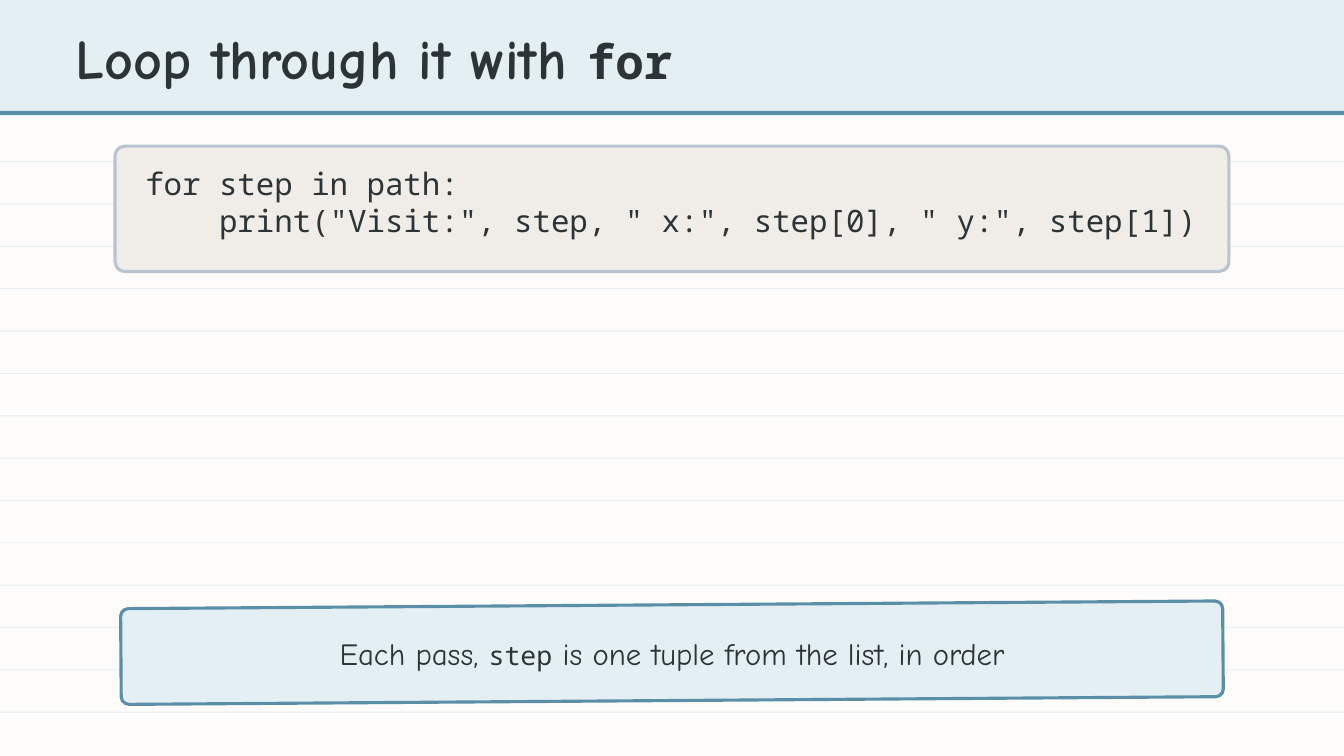
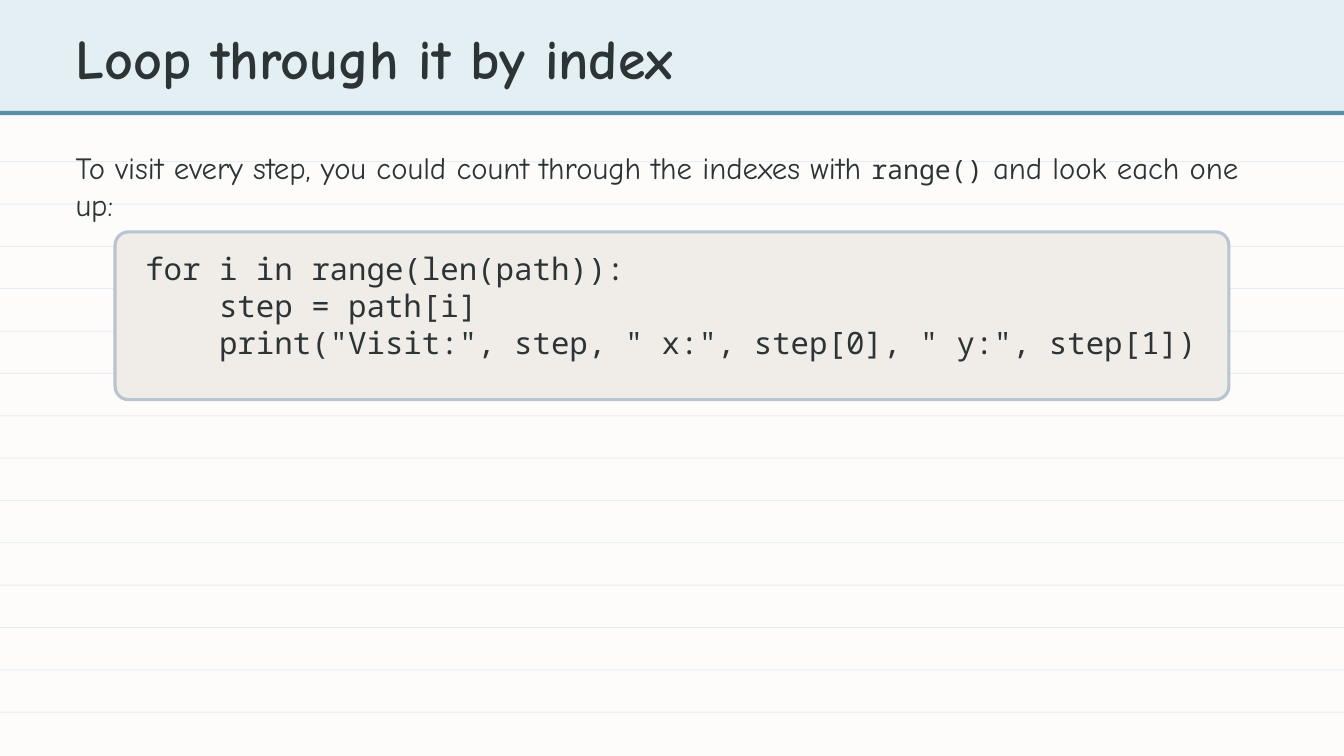
Before and after one commit to bradamiller/LearningPython, a slide deck: slide 10 of static/slides/module-04-manhattan/module-4-lesson-02-lists.pptx. Drawn at 1344x756 pixels with LibreOffice and Linux fonts; fonts in the diff are those of the drawing. Boxes give left, top, right and bottom in pixels: in the first picture for what was removed or moved away, otherwise in the second. Text is boxed around its words. In the diff, an @@ line names an element or a change of style, - is before the commit and + after.

```diff
--- a/static/slides/module-04-manhattan/module-4-lesson-02-lists.pptx
+++ b/static/slides/module-04-manhattan/module-4-lesson-02-lists.pptx
@@ text at (x1=76, y1=41, x2=673, y2=90): text changed @@
-Loop through it with for
+Loop through it by index
@@ text added at (x1=76, y1=158, x2=1239, y2=222), 22 pt, text #2D3436 @@
+To visit every step, you could count through the indexes with range() and look each one up:
@@ rounded rectangle resized from (x1=115, y1=146, x2=1229, y2=271) to (x1=115, y1=232, x2=1229, y2=400) @@
@@ text "for i in range(len(path)):" moved from (x1=145, y1=171, x2=1197, y2=240) to (x1=145, y1=256, x2=1197, y2=362) @@
@@ text at (x1=145, y1=256, x2=625, y2=325): text changed @@
-for step in path:
+for i in range(len(path)):
+step = path[i]
@@ rounded rectangle removed at (x1=121, y1=601, x2=1223, y2=705) @@
@@ text removed at (x1=340, y1=644, x2=1004, y2=672) @@
-Each pass, step is one tuple from the list, in order
```
Also in this commit, not shown: 1 slide added, 11 other files.
